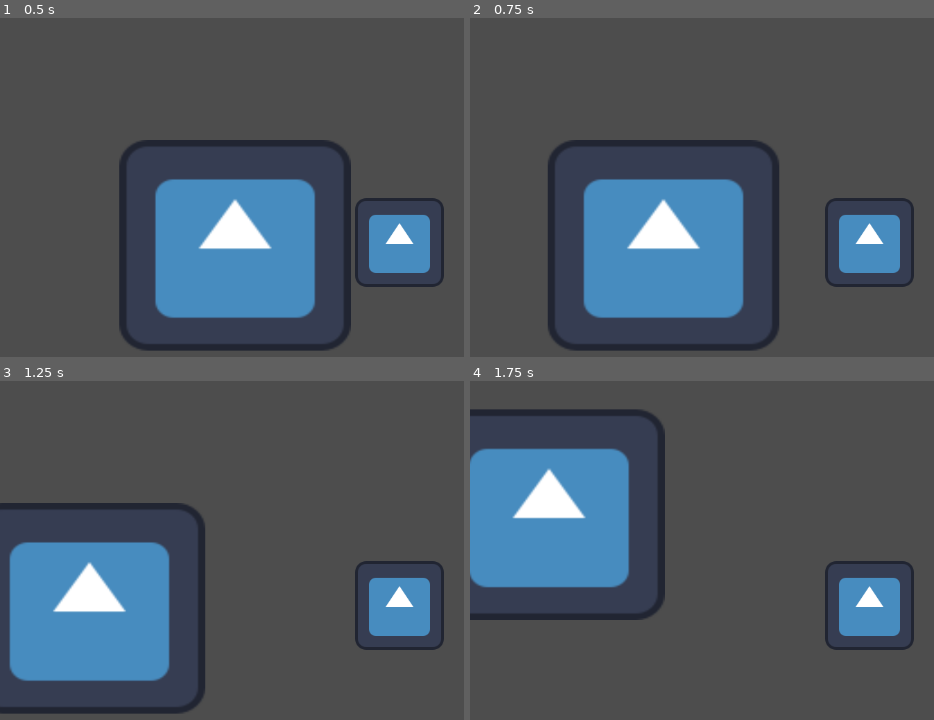
Above: before the commit, frames 1-4 (two rows, left to right).
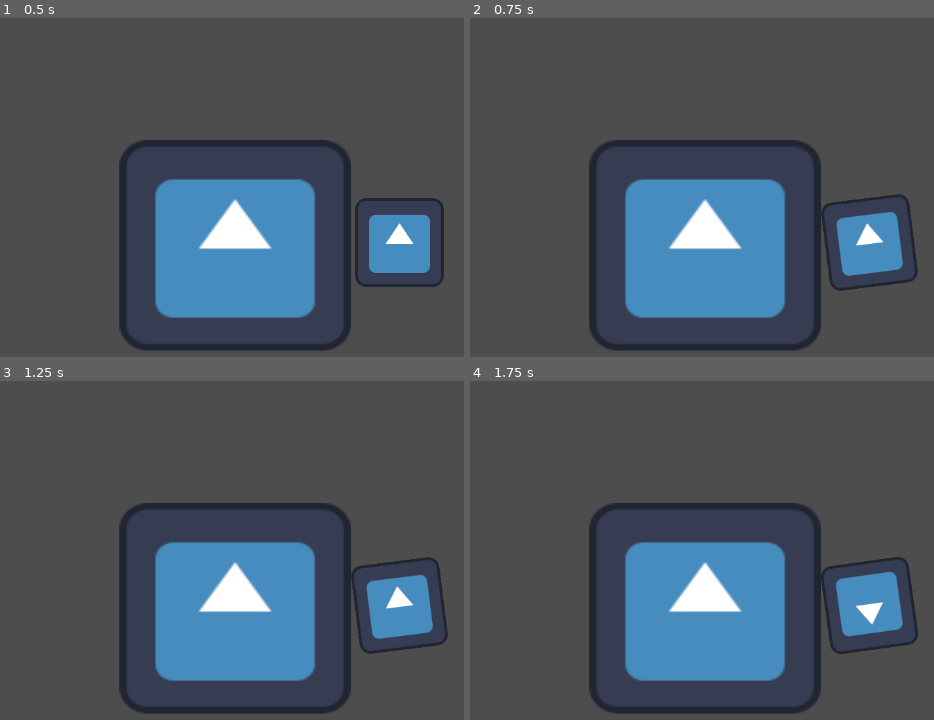
Above: after the commit, the same moments.

Repository: eduardomdc/firehazard
Game: Godot game, scene res://levels/main.tscn
Same seed, same stepped clock (60 frames per second), same inputs: the game is played once before the commit and once after it. The engine's default icon, where the game draws it, is replaced by a stand-in: a white triangle on a blue panel in a dark square.
Inputs (mouse positions are in pixels of both pictures, inside the frame that each line leads up to):
- Up to frame 1 (0.5 s): no input
- Up to frame 2 (0.75 s): tap Enter at 0.5 s; move the mouse to (outside the picture) at 0.52 s; hold Right (ui_right) from 0.53 s (still down)
- Up to frame 3 (1.25 s): keep holding Right (ui_right)
- Up to frame 4 (1.75 s): move the mouse to (711, 628) at 1.27 s; release Right (ui_right) at 1.28 s; hold Down (ui_down) from 1.28 s (still down)

Frame 1 is identical in both runs. In frame 2, 14% of the frame differs, in the area x 16-97%, y 35-99%; in frame 3, 31%; in frame 4, 35%, in the area x 0-97%, y 8-99%.

Commit message:
player olha pro mouse

Diff:
--- a/player/player.gd
+++ b/player/player.gd
@@ -1,20 +1,16 @@
 extends CharacterBody2D
 
 
-const SPEED = 300.0
-const JUMP_VELOCITY = -400.0
+const move_speed = 400.0
 
-# Get the gravity from the project settings to be synced with RigidBody nodes.
-var gravity = ProjectSettings.get_setting("physics/2d/default_gravity")
-
-
-func _physics_process(delta):
+func _physics_process(_delta):
 	# Get the input direction and handle the movement/deceleration.
 	# As good practice, you should replace UI actions with custom gameplay actions.
-	var direction = Input.get_vector("ui_left", "ui_right", "ui_up", "ui_down")
+	var direction = Input.get_vector("move_left", "move_right", "move_up", "move_down")
 	if direction:
-		velocity = direction * SPEED
+		velocity = direction * move_speed
 	else:
 		velocity = Vector2.ZERO
+	move_and_slide()
 
-	move_and_slide()
+	look_at(get_global_mouse_position())
--- a/player/player.tscn
+++ b/player/player.tscn
@@ -4,6 +4,7 @@
 [ext_resource type="Texture2D" uid="uid://c8461mnr582n0" path="res://icon.svg" id="2_uexpe"]
 
 [sub_resource type="RectangleShape2D" id="RectangleShape2D_i7u7y"]
+size = Vector2(128, 128)
 
 [node name="Player" type="CharacterBody2D"]
 script = ExtResource("1_c6bin")
--- a/project.godot
+++ b/project.godot
@@ -14,3 +14,26 @@
 run/main_scene="res://levels/main.tscn"
 config/features=PackedStringArray("4.1", "Mobile")
 config/icon="res://icon.svg"
+
+[input]
+
+move_up={
+"deadzone": 0.5,
+"events": [Object(InputEventKey,"resource_local_to_scene":false,"resource_name":"","device":-1,"window_id":0,"alt_pressed":false,"shift_pressed":false,"ctrl_pressed":false,"meta_pressed":false,"pressed":false,"keycode":0,"physical_keycode":87,"key_label":0,"unicode":119,"echo":false,"script":null)
+]
+}
+move_down={
+"deadzone": 0.5,
+"events": [Object(InputEventKey,"resource_local_to_scene":false,"resource_name":"","device":-1,"window_id":0,"alt_pressed":false,"shift_pressed":false,"ctrl_pressed":false,"meta_pressed":false,"pressed":false,"keycode":0,"physical_keycode":83,"key_label":0,"unicode":115,"echo":false,"script":null)
+]
+}
+move_right={
+"deadzone": 0.5,
+"events": [Object(InputEventKey,"resource_local_to_scene":false,"resource_name":"","device":-1,"window_id":0,"alt_pressed":false,"shift_pressed":false,"ctrl_pressed":false,"meta_pressed":false,"pressed":false,"keycode":0,"physical_keycode":68,"key_label":0,"unicode":100,"echo":false,"script":null)
+]
+}
+move_left={
+"deadzone": 0.5,
+"events": [Object(InputEventKey,"resource_local_to_scene":false,"resource_name":"","device":-1,"window_id":0,"alt_pressed":false,"shift_pressed":false,"ctrl_pressed":false,"meta_pressed":false,"pressed":false,"keycode":0,"physical_keycode":65,"key_label":0,"unicode":97,"echo":false,"script":null)
+]
+}
